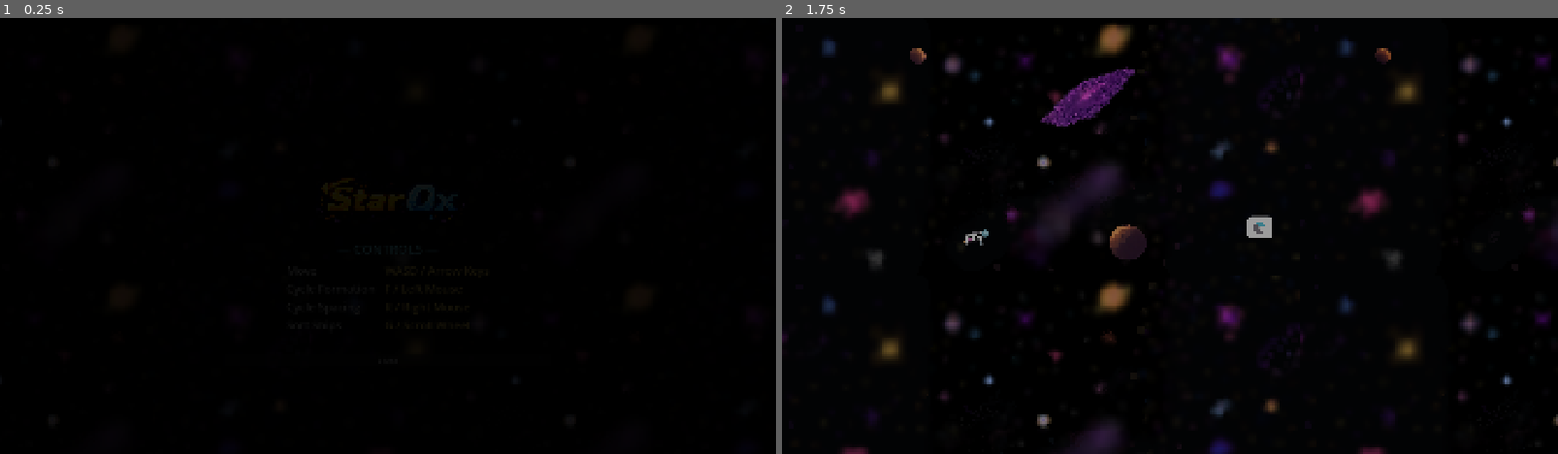
Above: before the commit, frames 1-2 (left to right).
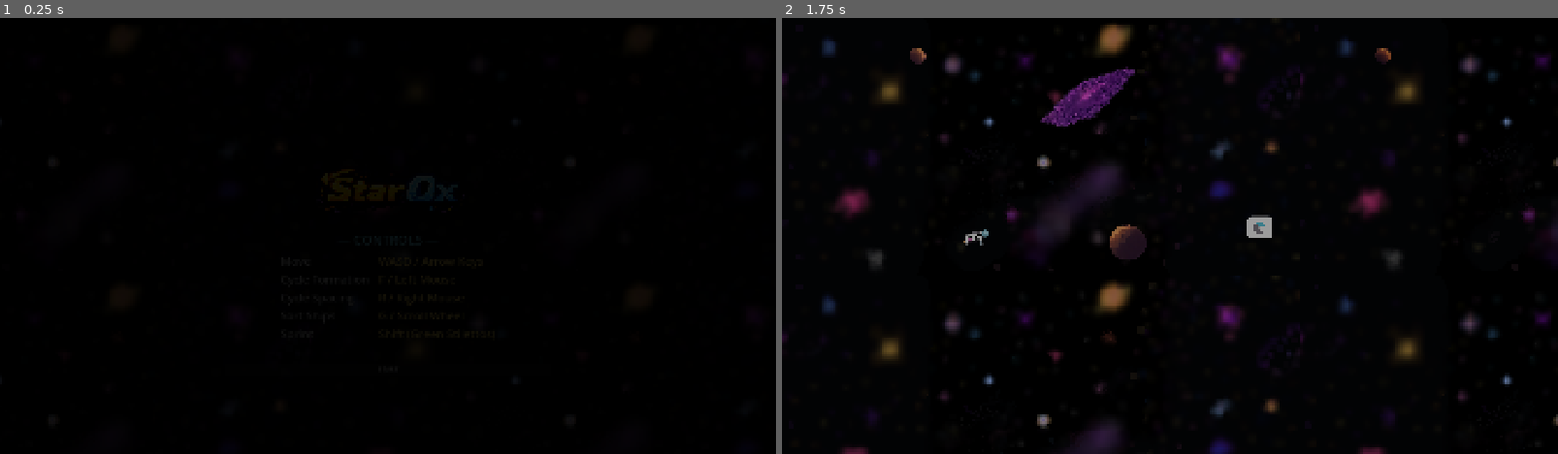
Above: after the commit, the same moments.

Repository: tfmertz/gamedevtv-jam-2026
Game: Godot game, scene res://scene/main.tscn
Same seed, same stepped clock (60 frames per second), same inputs: the game is played once before the commit and once after it. Sound files missing from this copy of the repository are replaced by a short silence.
Inputs:
- Up to frame 1 (0.25 s): no input
- Up to frame 2 (1.75 s): click "START" at 0.5 s; tap Enter at 1.25 s; hold D (move_right) from 1.28 s (still down); tap F (cycle_formation) at 1.35 s

The runs differ from the first frame. In frame 1, less than 0.1% of the frame differs, in the area x 29-71%, y 33-82%; in frame 2, nothing differs.

Commit message:
updated control notifications

Diff:
--- a/scene/ui/game_over.tscn
+++ b/scene/ui/game_over.tscn
@@ -22,6 +22,18 @@
 outline_color = Color(0, 0, 0, 1)
 
 [sub_resource type="LabelSettings" id="LabelSettings_controls_key"]
+font_size = 28
+font_color = Color(1, 0.85, 0.35, 1)
+outline_size = 4
+outline_color = Color(0, 0, 0, 1)
+
+[sub_resource type="LabelSettings" id="LabelSettings_t72hy"]
+font_size = 28
+font_color = Color(0.85, 0.85, 0.85, 1)
+outline_size = 4
+outline_color = Color(0, 0, 0, 1)
+
+[sub_resource type="LabelSettings" id="LabelSettings_yp7xi"]
 font_size = 28
 font_color = Color(1, 0.85, 0.35, 1)
 outline_size = 4
@@ -126,6 +138,16 @@
 text = "G / Scroll Wheel"
 label_settings = SubResource("LabelSettings_controls_key")
 
+[node name="ActionSort2" type="Label" parent="CanvasLayer/Control/VBoxContainer/ControlsMargin/ControlsBox/ControlsGrid" unique_id=1930231165]
+layout_mode = 2
+text = "Sprint"
+label_settings = SubResource("LabelSettings_t72hy")
+
+[node name="KeySort2" type="Label" parent="CanvasLayer/Control/VBoxContainer/ControlsMargin/ControlsBox/ControlsGrid" unique_id=1363792448]
+layout_mode = 2
+text = "Shift (Green Stilettos)"
+label_settings = SubResource("LabelSettings_yp7xi")
+
 [node name="ButtonMargin" type="MarginContainer" parent="CanvasLayer/Control/VBoxContainer" unique_id=961276245]
 layout_mode = 2
 theme_override_constants/margin_top = 40
--- a/scene/ui/title.tscn
+++ b/scene/ui/title.tscn
@@ -123,6 +123,16 @@
 text = "G / Scroll Wheel"
 label_settings = SubResource("LabelSettings_controls_key")
 
+[node name="ActionSort2" type="Label" parent="CanvasLayer/Control/VBoxContainer/ControlsMargin/ControlsBox/ControlsGrid" unique_id=1560462979]
+layout_mode = 2
+text = "Sprint"
+label_settings = SubResource("LabelSettings_controls_body")
+
+[node name="KeySort2" type="Label" parent="CanvasLayer/Control/VBoxContainer/ControlsMargin/ControlsBox/ControlsGrid" unique_id=1866379787]
+layout_mode = 2
+text = "Shift (Green Stilettos)"
+label_settings = SubResource("LabelSettings_controls_key")
+
 [node name="ButtonMargin" type="MarginContainer" parent="CanvasLayer/Control/VBoxContainer" unique_id=481684679]
 layout_mode = 2
 theme_override_constants/margin_top = 40
